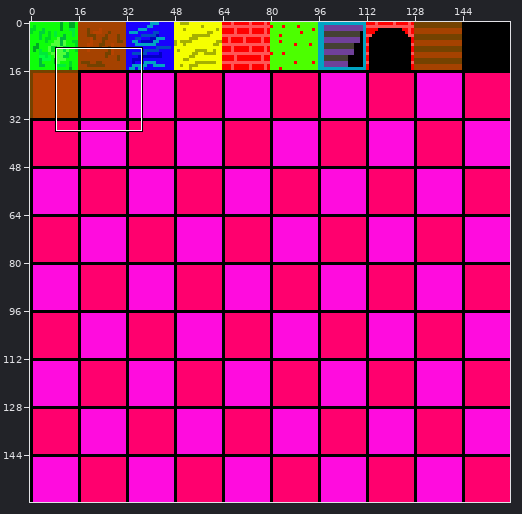
One commit to this sprite sheet: assets/tiles/testtile.png. The picture above shows the old version from afar; the outline marks the close-up.
Close-up. Before the edit:
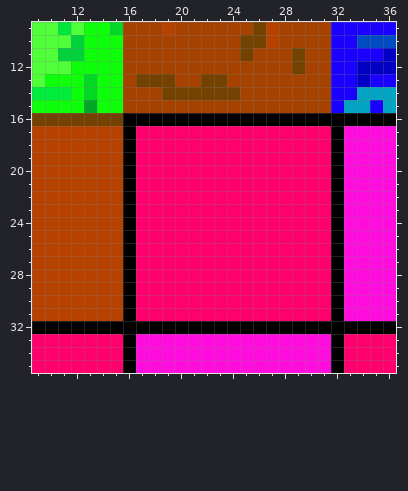
The file is 160x160 pixels. Shown: x 9..36, y 9..35.
Now the later version:
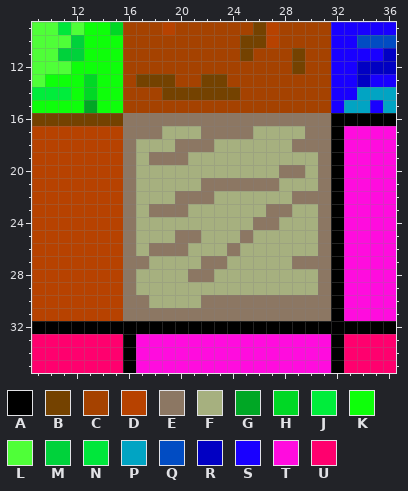
Palette (. is transparent): A #000000  B #744200  C #a54200  D #b74200  E #8c7763  F #a6b07f  G #00a725  H #00d825  J #00ed3b  K #0eff0a  L #4fff38  M #00d23b  N #00e73b  P #01a4c3  Q #014cc3  R #0100c3  S #1900ff  T #ff0cde  U #ff006e
The exact change:
y 16: x 16..31 AAAAAAAAAAAAAAAA -> EEEEEEEEEEEEEEEE
y 17: x 16..31 AUUUUUUUUUUUUUUU -> EEEFFFEEEEFFFFEE
y 18: x 16..31 AUUUUUUUUUUUUUUU -> EFFFEEEFFFFFFEEE
y 19: x 16..31 AUUUUUUUUUUUUUUU -> EFEEEFFFFFFFFFFE
y 20: x 16..31 AUUUUUUUUUUUUUUU -> EFFFFFFFFFFFEEFE
y 21: x 16..31 AUUUUUUUUUUUUUUU -> EFFFFFEEEEEEFFFE
y 22: x 16..31 AUUUUUUUUUUUUUUU -> EFFFEEEFFFFFFEEE
y 23: x 16..31 AUUUUUUUUUUUUUUU -> EFEEEFFFFFFEEFFE
y 24: x 16..31 AUUUUUUUUUUUUUUU -> EFFFFFFFFFEEFFFE
y 25: x 16..31 AUUUUUUUUUUUUUUU -> EFFFEEFFFEFFFFFE
y 26: x 16..31 AUUUUUUUUUUUUUUU -> EFEEEFFFEFFFFFFE
y 27: x 16..31 AUUUUUUUUUUUUUUU -> EEFFFFEEFFFFFEEE
y 28: x 16..31 AUUUUUUUUUUUUUUU -> EFFFFEEFFFFFFFFE
y 29: x 16..31 AUUUUUUUUUUUUUUU -> EFFFFFFFFFFFFFFE
y 30: x 16..31 AUUUUUUUUUUUUUUU -> EEFFFFEEEEEEEEEE
y 31: x 16..31 AUUUUUUUUUUUUUUU -> EEEEEEEEEEEEEEEE
Where, in picture pixels (left, top, right, bottom), the same in both close-ups:
changed: (123, 113, 331, 321)
